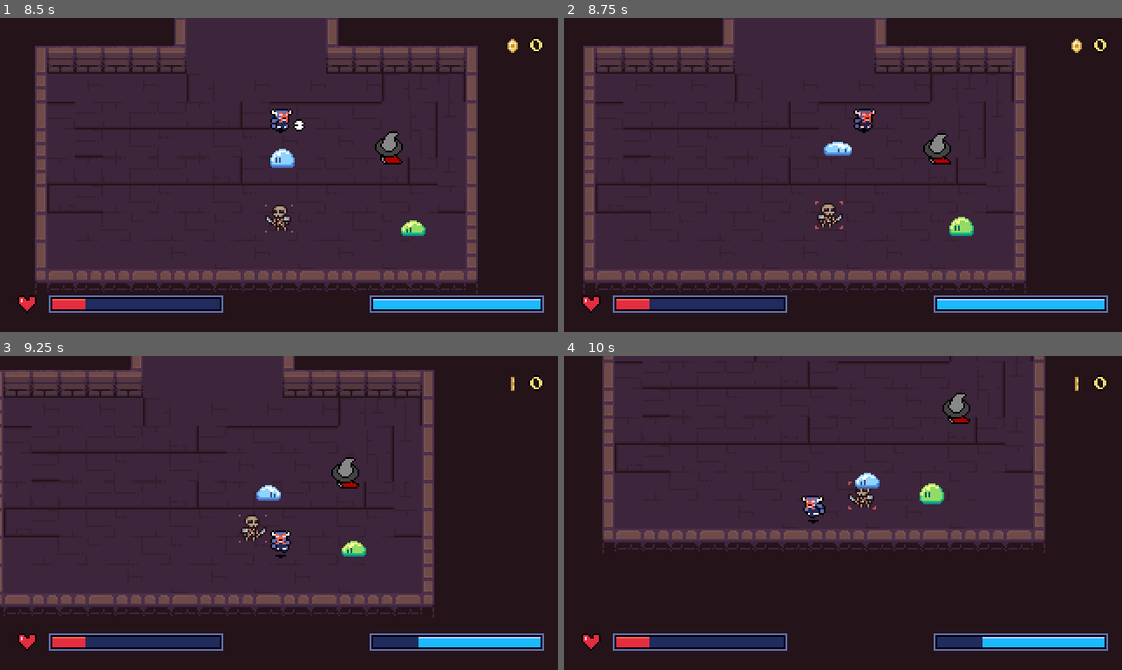
Above: before the commit, frames 1-4 (two rows, left to right).
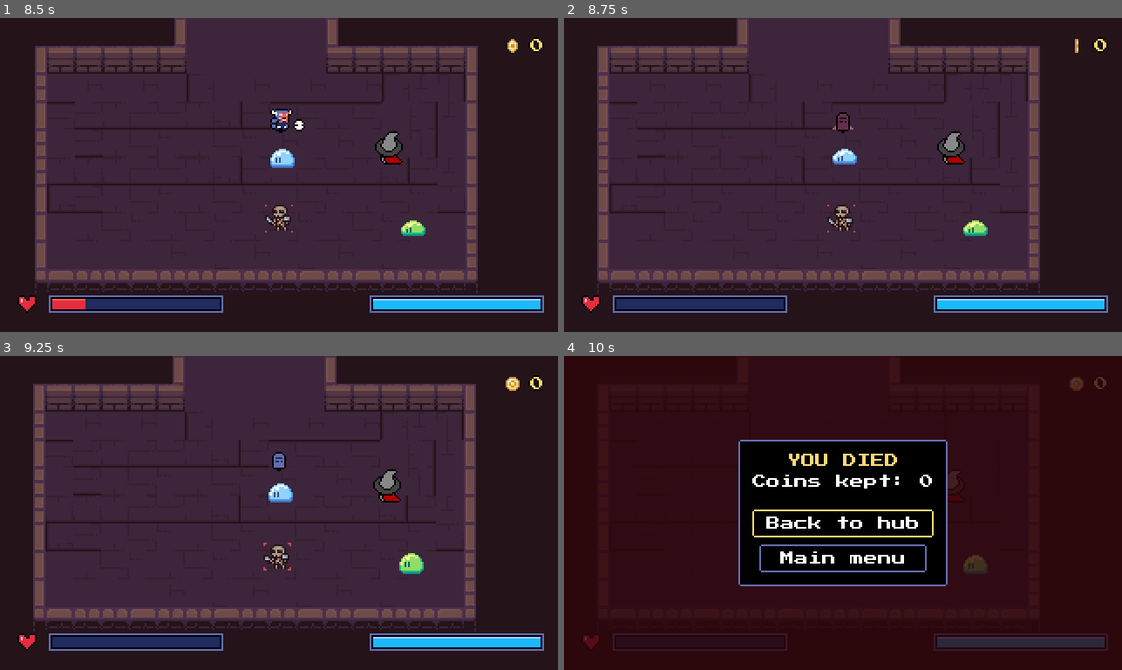
Above: after the commit, the same moments.

Repository: DaEpickid540/haven-2026
Game: Godot game, scene res://Scenes/main.tscn
The game is run twice, just before and just after one commit, with the same random seed, the same clock (stepped at 60 frames per second) and the same inputs.
Inputs (mouse positions are in pixels of both pictures, inside the frame that each line leads up to):
- Up to frame 1 (8.5 s): click "Start Game" at 0.5 s; move the mouse to (401, 159) at 1.27 s; hold Right (right) 1.28-2.03 s; tap J (attack) every 2.25 s from 1.35 to 8.1 s; click (401, 159) at 1.42 s; move the mouse to (167, 190) at 2.02 s; hold Down (down) 2.03-2.78 s; tap X (dash) at 2.1, 6.6 s; move the mouse to (334, 105) at 2.77 s; hold Right (right) 2.78-3.53 s; hold E (interact) 2.78-3.53 s; move the mouse to (251, 237) at 3.52 s; hold Up (up) 3.53-4.28 s; click (251, 237) at 3.67 s; move the mouse to (446, 222) at 4.27 s; hold X (dash) 4.28-5.03 s; hold Left (left) 4.28-5.78 s; move the mouse to (111, 127) at 5.02 s; tap E (interact) at 5.1 s; move the mouse to (306, 175) at 5.77 s; hold Down (down) 5.78-6.53 s; click (306, 175) at 5.92 s; move the mouse to (195, 96) at 6.52 s; hold Right (right) 6.53-7.28 s; move the mouse to (401, 159) at 7.27 s; hold Up (up) 7.28-8.03 s; hold E (interact) 7.28-8.03 s; move the mouse to (167, 190) at 8.02 s; hold Right (right) from 8.03 s (still down); click (167, 190) at 8.17 s
- Up to frame 2 (8.75 s): keep holding Right (right)
- Up to frame 3 (9.25 s): move the mouse to (334, 443) at 8.77 s; release Right (right) at 8.78 s; hold Down (down) from 8.78 s (still down); hold X (dash) from 8.78 s (still down)
- Up to frame 4 (10 s): move the mouse to (815, 575) at 9.52 s; release Down (down) at 9.53 s; release X (dash) at 9.53 s; hold Left (left) from 9.53 s (still down); tap E (interact) at 9.6 s

Frame 1 is identical in both runs. In frame 2, 11% of the frame differs, in the area x 3-93%, y 0-93%; in frame 3, 25%; in frame 4, 56%, in the area x 3-98%, y 0-94%.

Commit message:
Update slime_blue.gd

Diff:
--- a/Scripts/slime_blue.gd
+++ b/Scripts/slime_blue.gd
@@ -5,7 +5,7 @@
 @export var detected_range = 64.0
 @export var stop_distance := 16.0
 @export var max_health := 3
-@export var contact_damage := 0.5
+@export var contact_damage := 1.0
 @export var attack_interval := 0.5
 
 @onready var sprite_2d: Sprite2D = $Sprite2D
